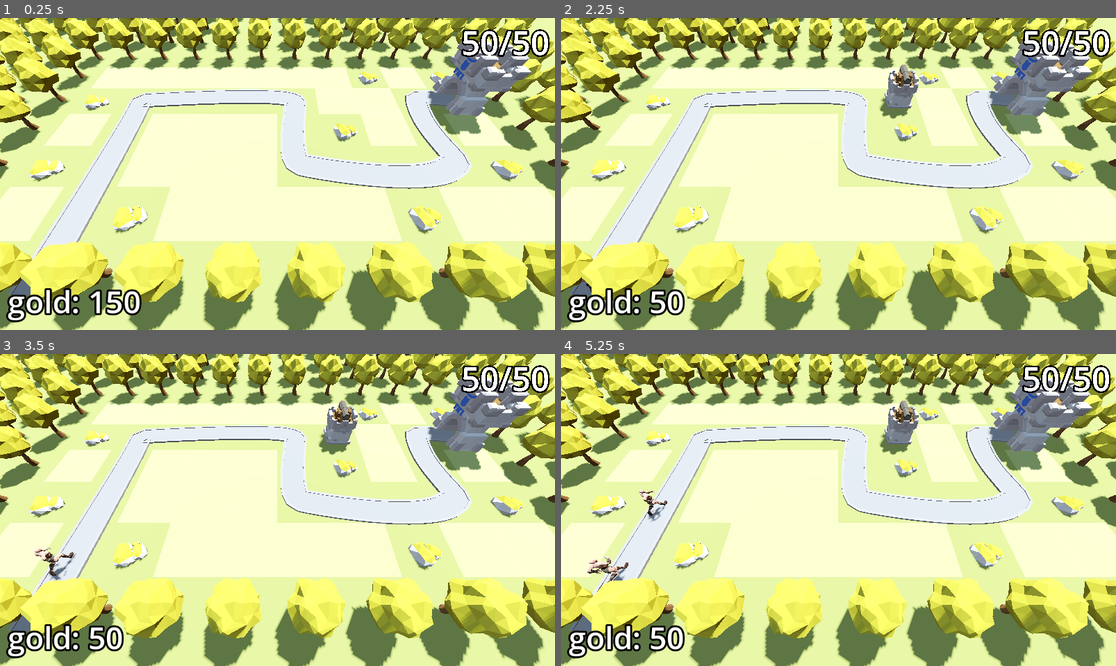
Above: before the commit, frames 1-4 (two rows, left to right).
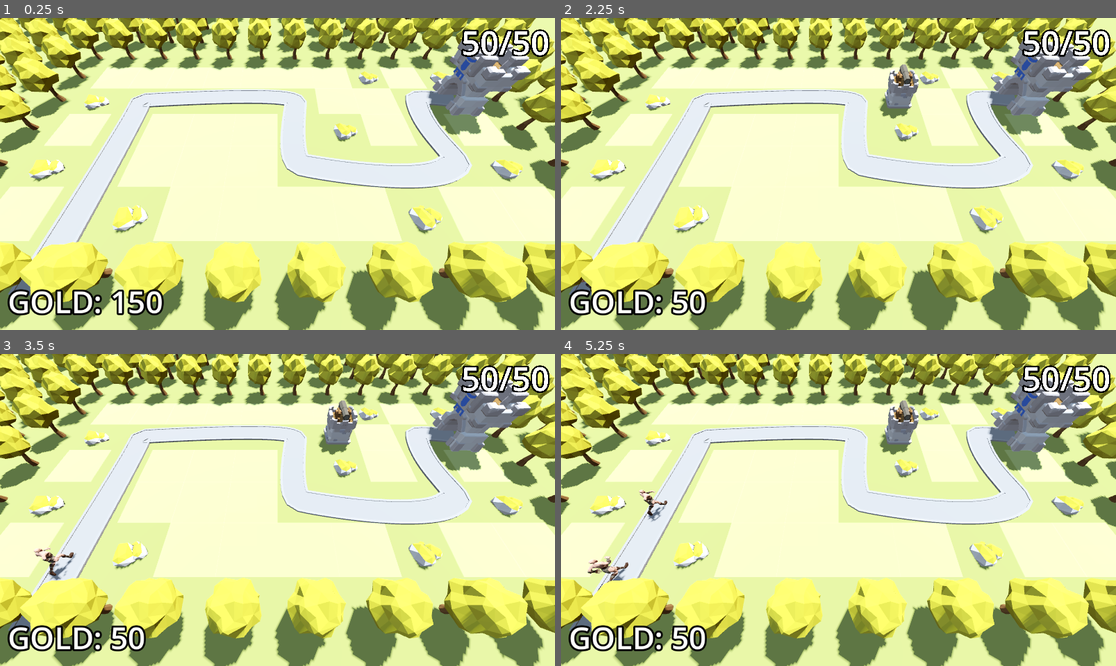
Above: after the commit, the same moments.

Repository: EsbenNyboe/TowerDefense
Game: Godot game, scene res://BaseLevel.tscn
The game is run twice, just before and just after one commit, with the same random seed, the same clock (stepped at 60 frames per second) and the same inputs.
Inputs (mouse positions are in pixels of both pictures, inside the frame that each line leads up to):
- Up to frame 1 (0.25 s): no input
- Up to frame 2 (2.25 s): tap Enter at 0.5, 2 s; move the mouse to (960, 158) at 0.52 s; press the mouse at (960, 158) at 0.53 s; tap Space at 1.25 s; move the mouse to (727, 189) at 1.27 s; release the mouse at (727, 189) at 1.28 s; click (727, 189) at 1.35 s; move the mouse to (894, 105) at 2.02 s; press the mouse at (894, 105) at 2.03 s
- Up to frame 3 (3.5 s): move the mouse to (249, 572) at 2.77 s; release the mouse at (249, 572) at 2.78 s; click (249, 572) at 2.85 s
- Up to frame 4 (5.25 s): move the mouse to (1005, 556) at 3.52 s; press the mouse at (1005, 556) at 3.53 s; move the mouse to (672, 463) at 4.27 s; release the mouse at (672, 463) at 4.28 s; click (672, 463) at 4.35 s; move the mouse to (866, 510) at 5.02 s; press the mouse at (866, 510) at 5.03 s

The runs differ from the first frame. In frame 1, 4.3% of the frame differs, in the area x 0-100%, y 0-98%; in frame 2, 4.2%; in frame 3, 4.3%; in frame 4, 4.4%.

Commit message:
Polish UI and anti-aliasing

Diff:
--- a/barbarianblaster/BaseLevel.tscn
+++ b/barbarianblaster/BaseLevel.tscn
@@ -152,6 +152,7 @@
 size_flags_vertical = 8
 text = "Placeholder"
 label_settings = SubResource("LabelSettings_epnn3")
+uppercase = true
 
 [node name="DifficultyManager" parent="." instance=ExtResource("9_xkmwr")]
 
--- a/barbarianblaster/UserInterface/victory_layer.tscn
+++ b/barbarianblaster/UserInterface/victory_layer.tscn
@@ -93,6 +93,7 @@
 
 [node name="HBoxContainer" type="HBoxContainer" parent="CenterContainer/PanelContainer/VBoxContainer"]
 layout_mode = 2
+size_flags_vertical = 10
 
 [node name="RetryButton" type="Button" parent="CenterContainer/PanelContainer/VBoxContainer/HBoxContainer"]
 layout_mode = 2
--- a/barbarianblaster/project.godot
+++ b/barbarianblaster/project.godot
@@ -22,3 +22,7 @@
 "events": [Object(InputEventMouseButton,"resource_local_to_scene":false,"resource_name":"","device":-1,"window_id":0,"a …(258 unchanged characters)…
 ]
 }
+
+[rendering]
+
+anti_aliasing/quality/msaa_3d=2
